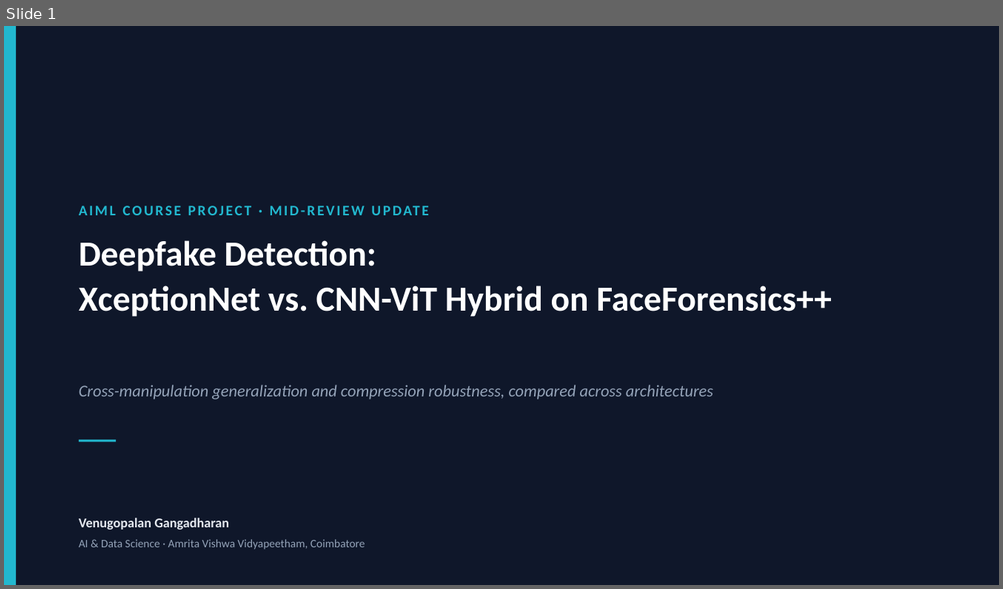
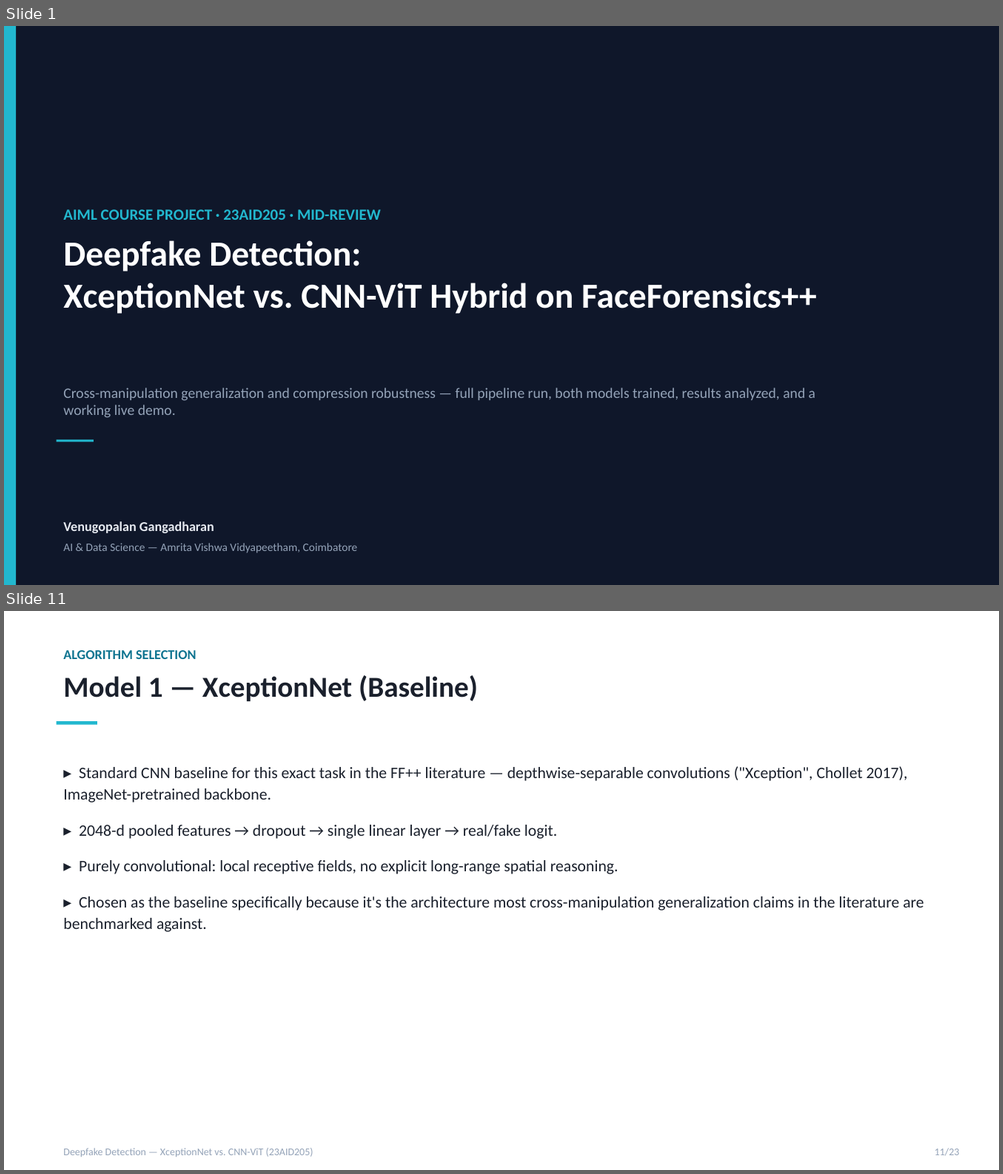
Before and after one commit to DUNE-ODYSSEY/deepfake-detection, a slide deck: docs/mid_review_update.pptx. Shown one above the other, each under a label of ours: slide 1 before the commit, slides 1 and 11 after it; the slides between them are not shown. The pictures are 1003x589 and 1003x1174 pixels, drawn with LibreOffice and Linux fonts; fonts in the diff are those of the drawing. Boxes give left, top, right and bottom in pixels: in the first picture for what was removed or moved away, otherwise in the second. Text is boxed around its words. In the diff, an @@ line names an element or a change of style, - is before the commit and + after.

```diff
--- a/docs/mid_review_update.pptx
+++ b/docs/mid_review_update.pptx
@@ slide 11 added at (x1=4, y1=611, x2=999, y2=1170), background #FFFFFF @@
@@ text added at (x1=63, y1=650, x2=196, y2=659), 13 pt, text #0E7490, bold @@
+ALGORITHM SELECTION
@@ text added at (x1=63, y1=675, x2=478, y2=701), 28 pt, text #1A202C, bold @@
+Model 1 — XceptionNet (Baseline)
@@ rectangle added at (x1=57, y1=721, x2=97, y2=724), fill #22B8CF @@
@@ text added at (x1=63, y1=766, x2=923, y2=932), 15.5 pt, text #1A202C @@
+▸ Standard CNN baseline for this exact task in the FF++ literature — depthwise-separable convolutions ("Xception", Chollet 2017), ImageNet-pretrained backbone.
+▸ 2048-d pooled features → dropout → single linear layer → real/fake logit.
+▸ Purely convolutional: local receptive fields, no explicit long-range spatial reasoning.
+▸ Chosen as the baseline specifically because it's the architecture most cross-manipulation generalization claims in the literature are benchmarked against.
@@ text added at (x1=63, y1=1148, x2=313, y2=1157), 10 pt, text #94A3B8 @@
+Deepfake Detection — XceptionNet vs. CNN-ViT (23AID205)
@@ text added at (x1=934, y1=1148, x2=959, y2=1156), 10 pt, text #94A3B8 @@
+11/23
@@ slide 1 changed as well @@
@@ text at (x1=63, y1=210, x2=381, y2=220): text changed; size 14 to 15 pt @@
-AIML COURSE PROJECT · MID-REVIEW UPDATE
+AIML COURSE PROJECT · 23AID205 · MID-REVIEW
@@ text "Deepfake Detection:" at (x1=63, y1=241, x2=817, y2=314): line spacing 1.08 to 1 @@
@@ text at (x1=63, y1=388, x2=815, y2=418): text changed; size 16 to 14 pt; italic off @@
-Cross-manipulation generalization and compression robustness, compared across architectures
+Cross-manipulation generalization and compression robustness — full pipeline run, both models trained, results analyzed, and a working live demo.
@@ 2 texts, 1 rectangle moved together from (x1=79, y1=241, x2=831, y2=530) to (x1=57, y1=241, x2=817, y2=534) @@
@@ text at (x1=63, y1=543, x2=358, y2=554): text changed @@
-AI & Data Science · Amrita Vishwa Vidyapeetham, Coimbatore
+AI & Data Science — Amrita Vishwa Vidyapeetham, Coimbatore
```
Also in this commit, not shown: 1 other slide changed, 20 other slides added, 7 slides removed, 1 other file.
